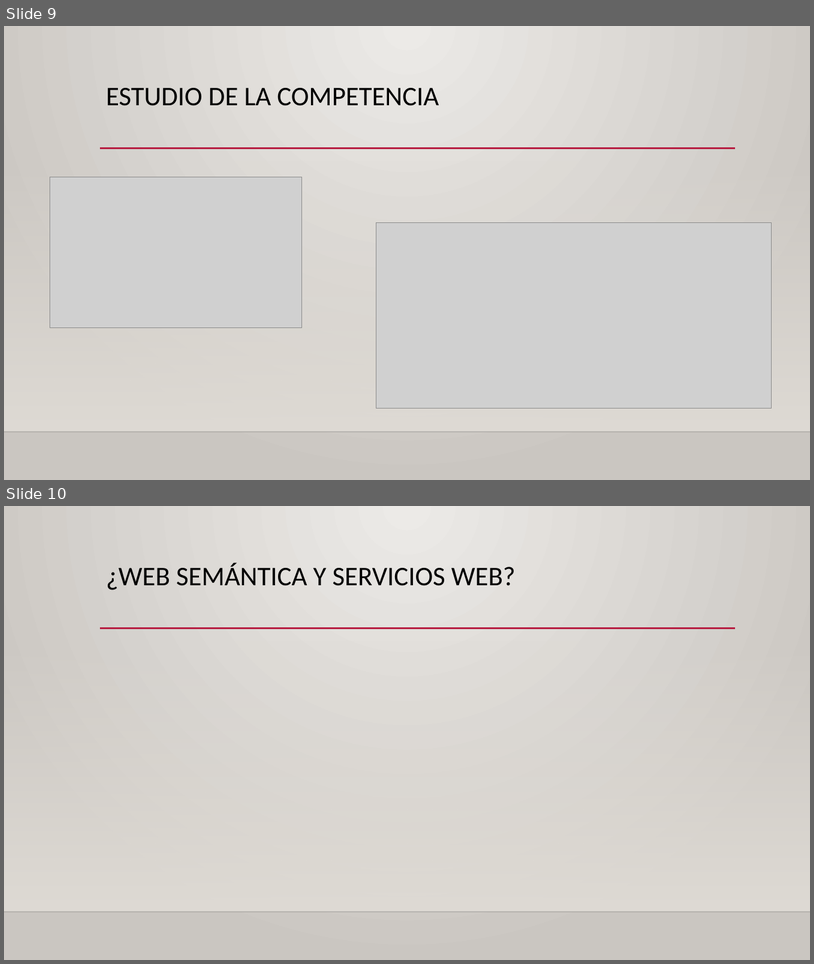
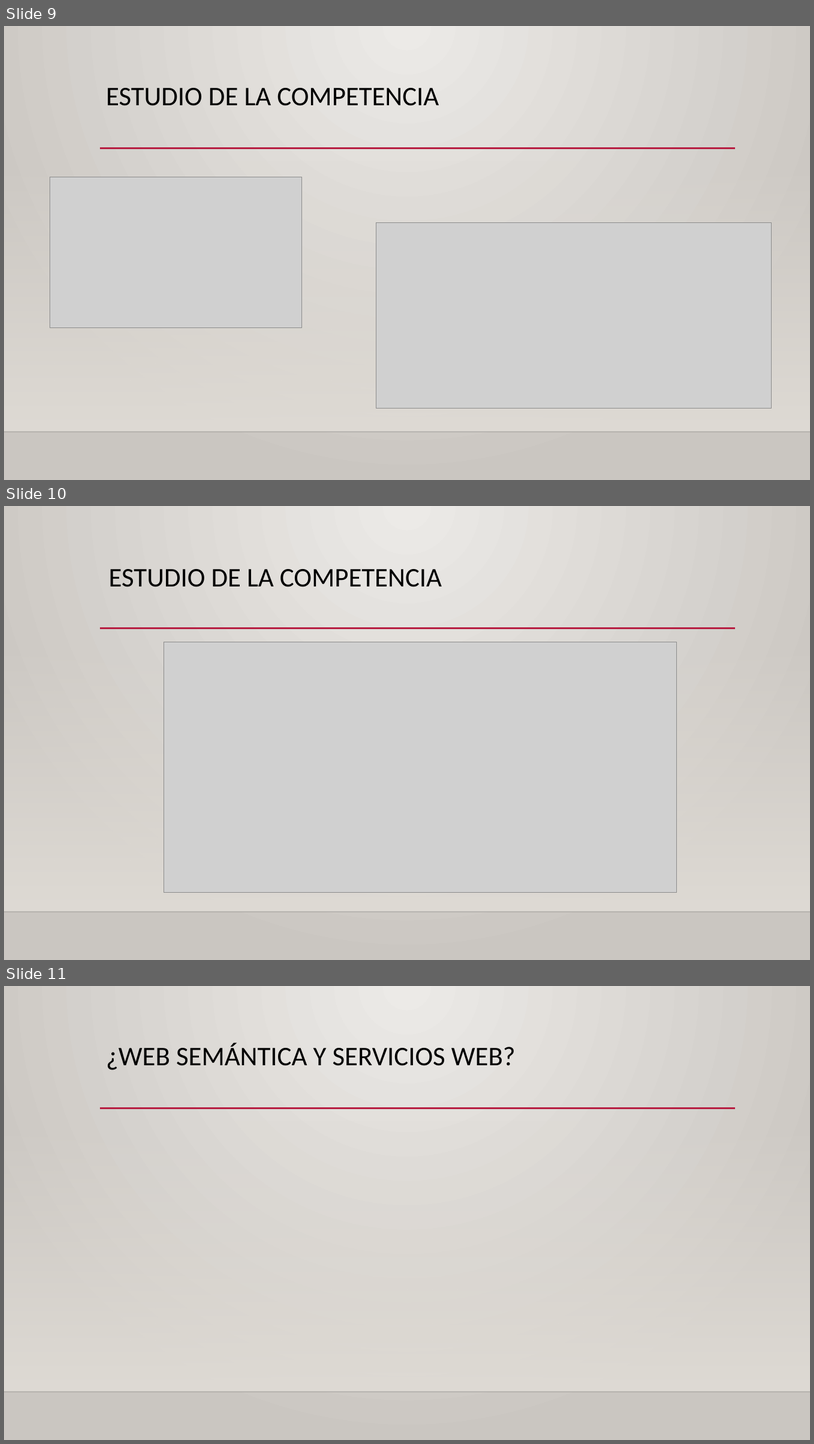
Before and after one commit to ABPMultimediaUA/SchoolApp, a slide deck: SDM/SDM Power.pptx. Shown one above the other, each under a label of ours: slides 9 and 10 before the commit, slides 9, 10 and 11 after it. The pictures are 814x964 and 814x1444 pixels, drawn with LibreOffice and Linux fonts; fonts in the diff are those of the drawing; grey boxes stand for pictures; background and template pictures are left out. Boxes give left, top, right and bottom in pixels: in the first picture for what was removed or moved away, otherwise in the second. Text is boxed around its words. In the diff, an @@ line names an element or a change of style, - is before the commit and + after.

Commit message:
Añadido lean canvas, metodologia scrum y edmodo (competencias)

```diff
--- a/SDM/SDM Power.pptx
+++ b/SDM/SDM Power.pptx
@@ slide 10 added at <box>4,506,810,960</box>, background gradient #ECEAE7 to #CAC7C1; not listed: 3 template elements that a slide beside it also shows @@
@@ title added at <box>109,569,442,587</box>, 32 pt, text #000000 @@
+ESTUDIO DE LA COMPETENCIA
@@ picture added at <box>164,642,677,892</box> @@
@@ what was slide 10 is now slide 11 @@
```
Also in this commit, not shown: 2 slides changed.
